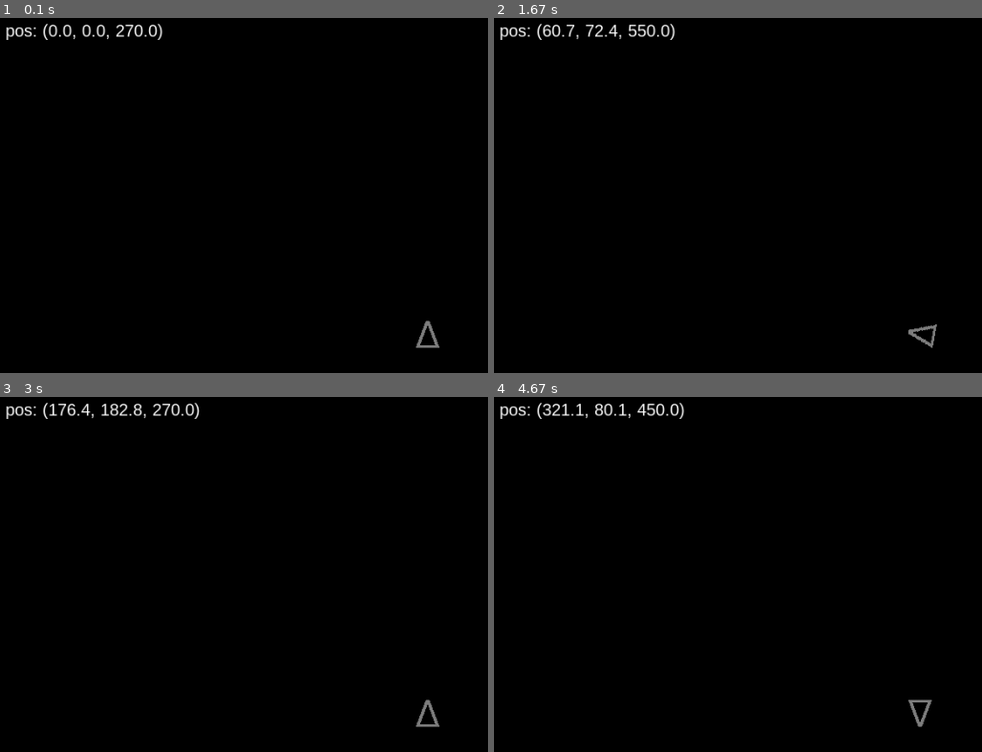
Above: before the commit, frames 1-4 (two rows, left to right).
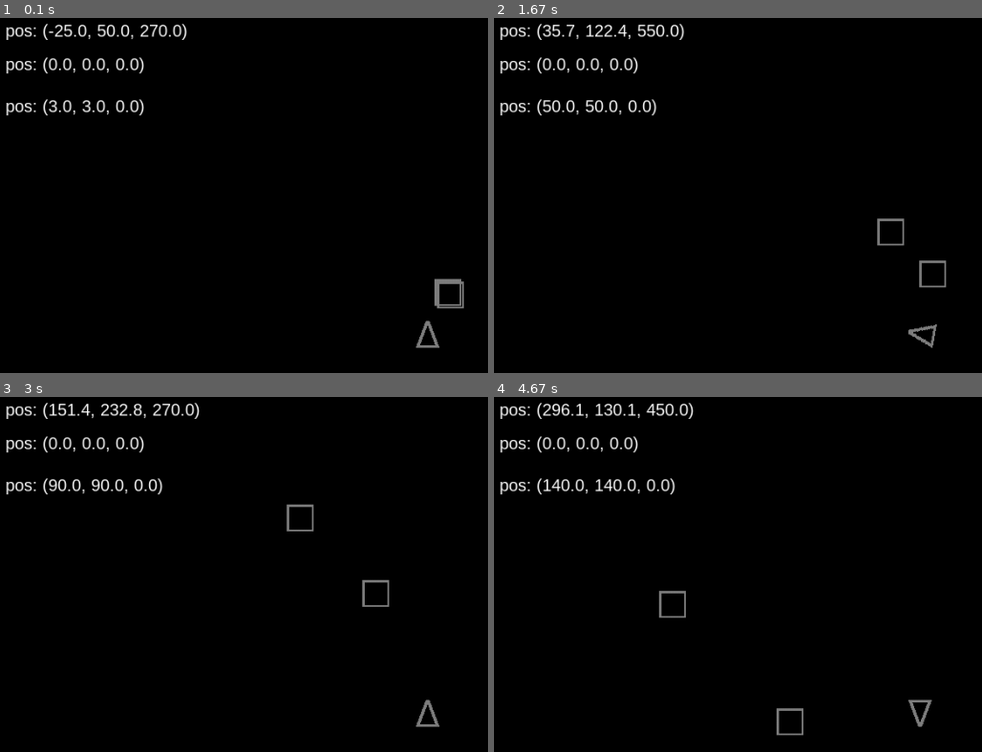
Above: after the commit, the same moments.

Repository: straylight77/arcade
Game: pygame game, started from pygame/miner2525.py
Same seed, same stepped clock (60 frames per second), same inputs: the game is played once before the commit and once after it.
Inputs:
- Up to frame 1 (0.1 s): no input
- Up to frame 2 (1.67 s): hold Right 0.33-0.8 s; hold Up 0.83-1.13 s; hold Right 1.17-1.63 s
- Up to frame 3 (3 s): hold Left 1.67-2.2 s; hold Left 2.23-2.63 s; hold Up from 2.67 s (still down)
- Up to frame 4 (4.67 s): release Up at 3.03 s; hold Right 3.07-3.7 s; hold Left 3.73-4.2 s; hold Right from 4.23 s (still down)

The runs differ from the first frame. In frame 1, 1.7% of the frame differs, in the area x 1-96%, y 1-82%; in frame 2, 1.7%; in frame 3, 1.4%; in frame 4, 1.8%, in the area x 1-64%, y 1-96%.

Commit message:
Added Asteroid object along with translation logic to display relative to player.

Diff:
--- a/pygame/miner2525.py
+++ b/pygame/miner2525.py
@@ -46,10 +46,10 @@
 #---- class: Player --------------------------------------------------------
 class Player(GameObject):
 
-    def __init__(self):
-        GameObject.__init__(self)
+    def __init__(self, pos=[0,0]):
+        super().__init__(self)
         self.load_sprite()
-        self.pos = [0, 0]
+        self.pos = pos
         #self.pos = [ MAX_X/2, MAX_Y/2 ]
         self.angle = 270
 
@@ -73,12 +73,36 @@
             self.vel[0] += math.cos(math.radians(self.angle))*0.5
             self.vel[1] += math.sin(math.radians(self.angle))*0.5
 
-        GameObject.update(self)
+        super().update(self)
 
         # prep for draw
         self.image = pygame.transform.rotate(self.image_orig, -self.angle)
         self.rect = self.image.get_rect()
         self.rect.center = [ MAX_X/2, MAX_Y/2 ]
+
+class Asteroid(GameObject):
+
+    def __init__(self, pos=[0,0], vel=[0,0]):
+        super().__init__(pos, vel)
+        self.load_sprite()
+
+    def load_sprite(self):
+        img = pygame.Surface((32, 32))
+        img.fill(VIOLET)
+        img.set_colorkey(VIOLET)
+        pts = ( (31, 31), (0, 31), (0, 0), (31, 0) )
+        pygame.draw.polygon(img, GRAY, pts, 4)
+        self.image_orig = img
+
+    def update(self, coords):
+        super().update(self)
+
+        # prep for draw
+        self.image = pygame.transform.rotate(self.image_orig, -self.angle)
+        self.rect = self.image.get_rect()
+        x = MAX_X/2 + self.pos[0] - coords[0]
+        y = MAX_Y/2 + self.pos[1] - coords[1]
+        self.rect.center = [x, y]
 
 
 ##########################################################################
@@ -135,8 +159,14 @@
     FONT1 = pygame.font.SysFont('arial', 20)
     FONT2 = pygame.font.SysFont('courier', 15)
 
-    player = Player()
+    player = Player(pos=[-25,50])
     allsprites = pygame.sprite.Group(player)
+
+    #TODO should have to have both, use tuples?
+    a1 = Asteroid( pos=[0,0], vel=[0,0] )
+    a2 = Asteroid( pos=[0,0], vel=[1,1] )
+    asteroids = pygame.sprite.Group(a1)
+    asteroids.add(a2)
 
     #main game loop
     while True:
@@ -147,16 +177,26 @@
             terminate()
 
         allsprites.update(commands)
+        asteroids.update(player.pos)
 
         # draw main screen
         DISPLAY.fill(BGCOLOR)
         allsprites.draw(DISPLAY)
+        asteroids.draw(DISPLAY)
 
 
         msg = f"pos: ({player.pos[0]:.1f}, {player.pos[1]:.1f}, {player.angle:.1f})"
         msg_disp = FONT1.render(msg, True, WHITE, BLACK)
         DISPLAY.blit(msg_disp, (10, 10))
 
+        msg = f"pos: ({a1.pos[0]:.1f}, {a1.pos[1]:.1f}, {a1.angle:.1f})"
+        msg_disp = FONT1.render(msg, True, WHITE, BLACK)
+        DISPLAY.blit(msg_disp, (10, 50))
+
+        msg = f"pos: ({a2.pos[0]:.1f}, {a2.pos[1]:.1f}, {a2.angle:.1f})"
+        msg_disp = FONT1.render(msg, True, WHITE, BLACK)
+        DISPLAY.blit(msg_disp, (10, 100))
+
 
 
         # advance game frame
